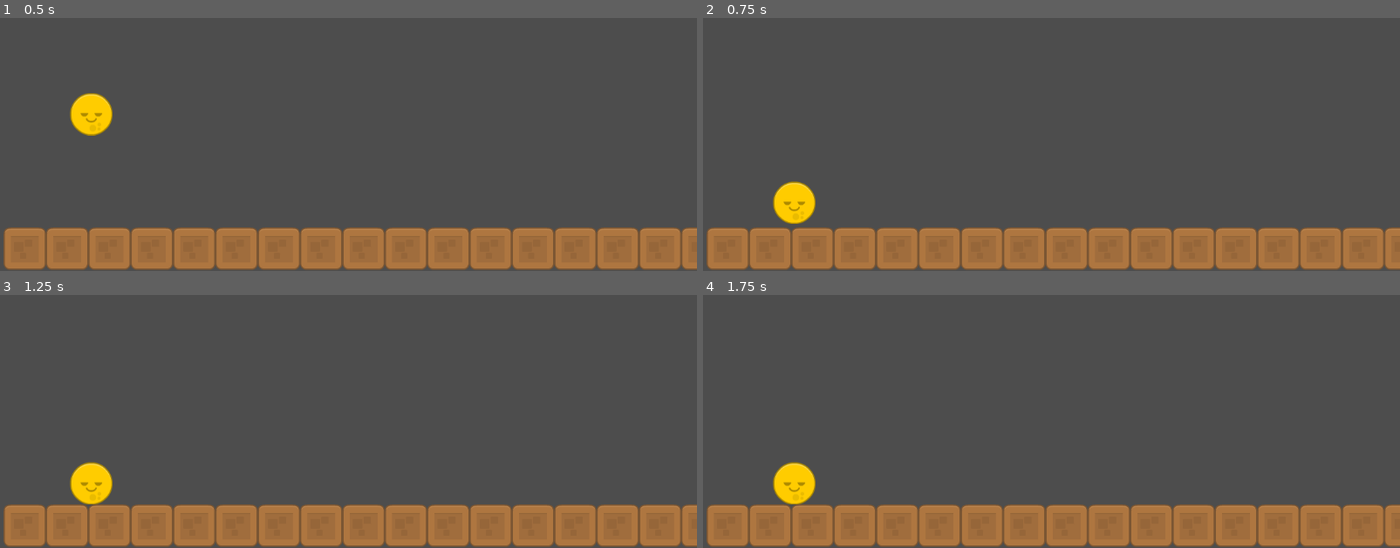
Above: before the commit, frames 1-4 (two rows, left to right).
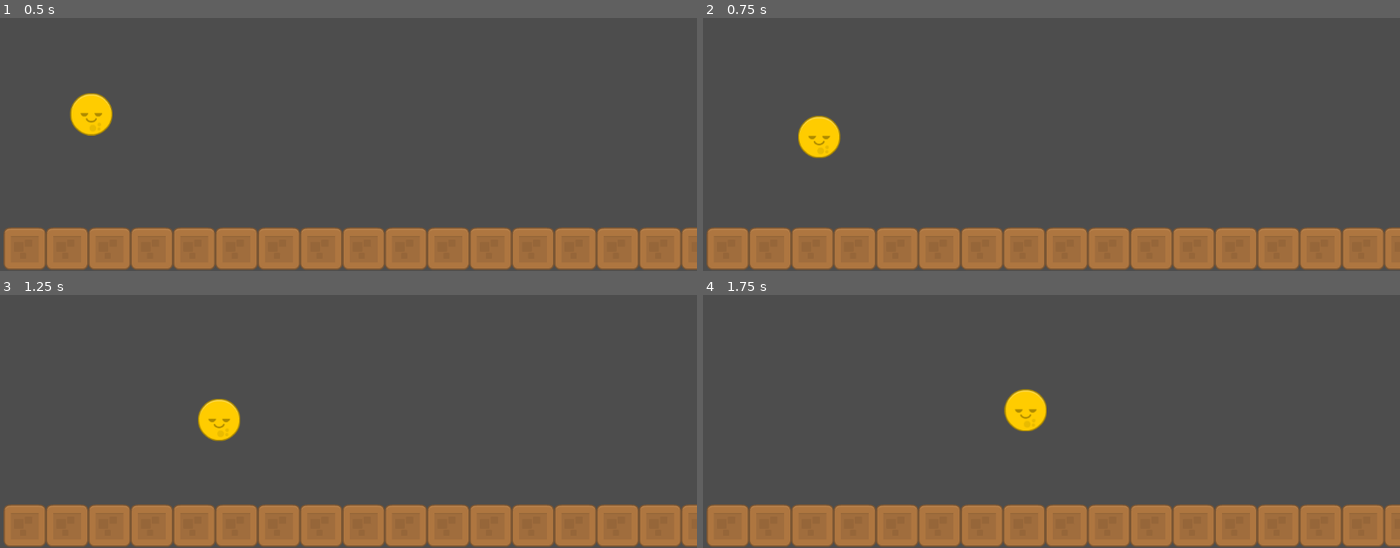
Above: after the commit, the same moments.

Repository: bsu-cs315/E1-Hutsell
Game: Godot game, scene res://src/Level.tscn
Two runs of this game, one before a commit and one after it. Both use one fixed random seed, a clock stepped at 60 frames per second and the inputs below.
Inputs (mouse positions are in pixels of both pictures, inside the frame that each line leads up to):
- Up to frame 1 (0.5 s): no input
- Up to frame 2 (0.75 s): move the mouse to (1204, 55) at 0.52 s; click (1204, 55) at 0.6 s
- Up to frame 3 (1.25 s): no input
- Up to frame 4 (1.75 s): move the mouse to (912, 370) at 1.27 s; click (912, 370) at 1.35 s

Frame 1 is identical in both runs. In frame 2, 1.6% of the frame differs, in the area x 10-20%, y 38-82%; in frame 3, 1.6%; in frame 4, 1.6%.

Commit message:
Update ball.gd
Changed the script to allow a better function of the ball moving. apply_impulse was changed to linear_velocity

Diff:
--- a/src/ball.gd
+++ b/src/ball.gd
@@ -3,10 +3,18 @@
 @export var strength : float = 500
 
 
+#func _process(_delta):
+#	if Input.is_action_just_pressed("launch"):
+#		var direction = Vector2(1, -1)
+#		var velocity = direction * strength
+#		apply_impulse(Vector2.ZERO, velocity)
 
-func _process(delta):
+
+func _physics_process(_delta):
 	if Input.is_action_just_pressed("launch"):
-		#apply_impulse(Vector2(1000 , -1000))
-		var direction = Vector2(1, -1)
+		var direction = Vector2(1, -1).normalized()
 		var velocity = direction * strength
-		apply_impulse(Vector2.ZERO, velocity)
+		print("Velocity: ", velocity)
+		linear_velocity = velocity
+
+		#apply_impulse(Vector2(10, 10), velocity)
